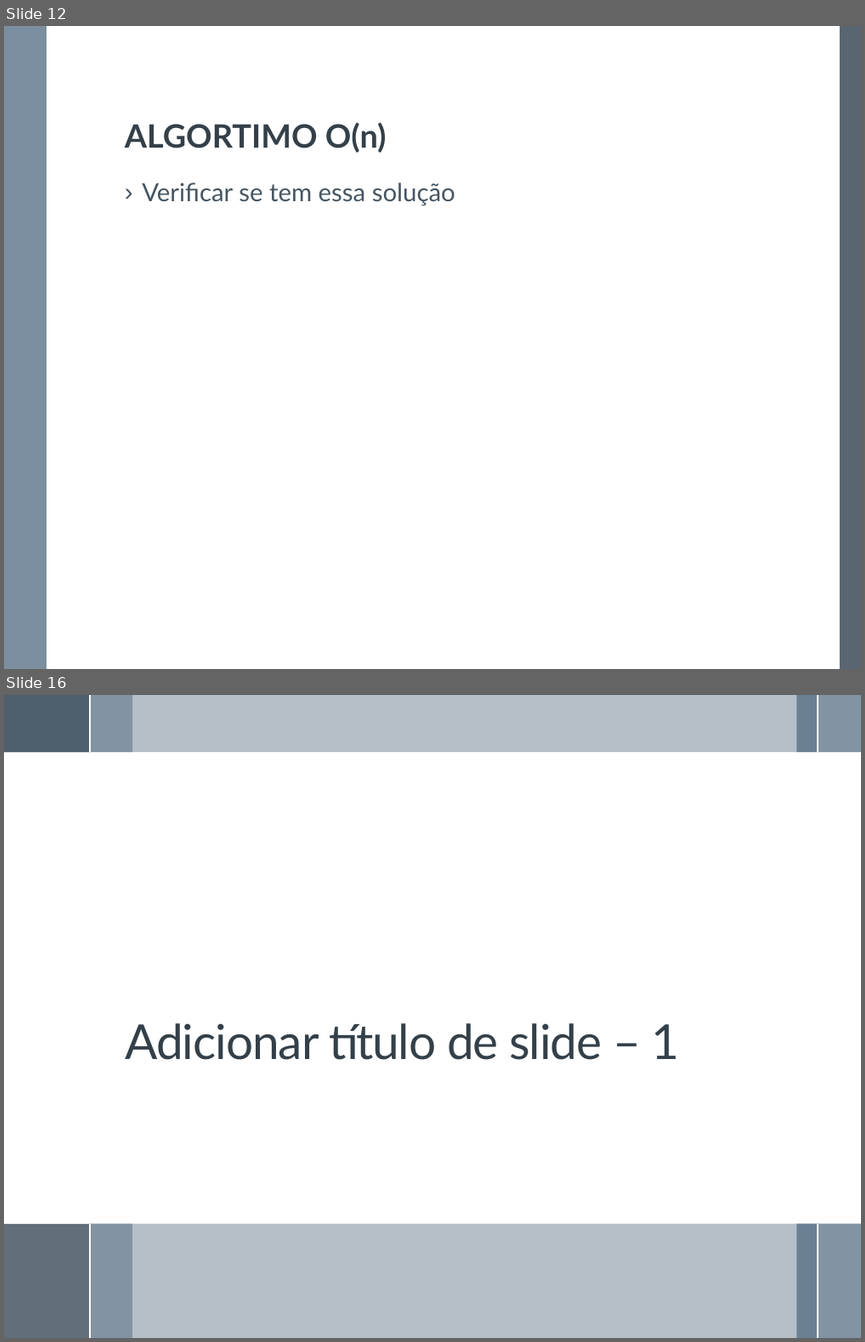
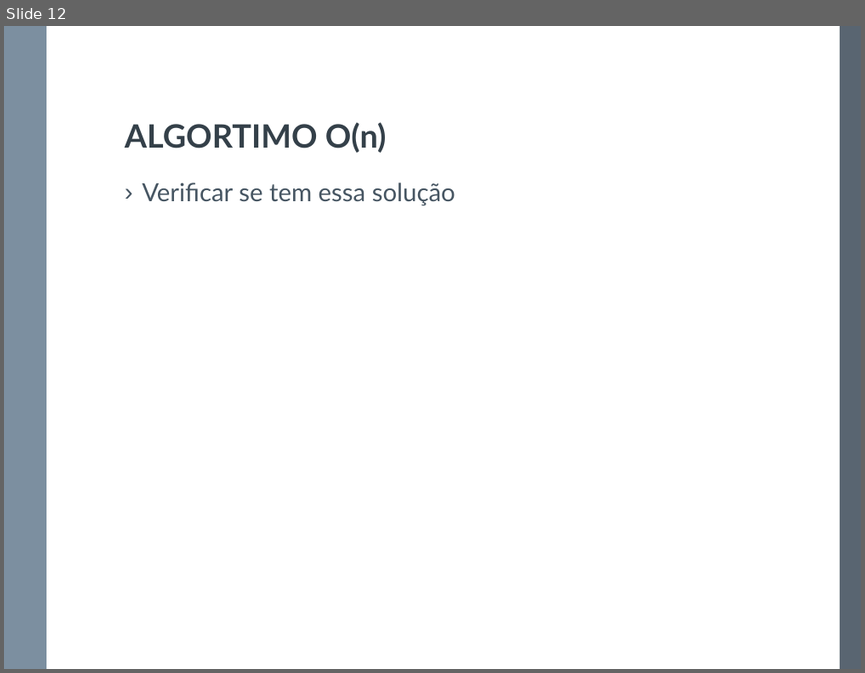
Before and after one commit to denisjose/divideandconquer, a slide deck: Apresentação.pptx. Shown one above the other, each under a label of ours: slides 12 and 16 before the commit, slide 12 after it; the slides between them are not shown. The pictures are 865x1342 and 865x673 pixels, drawn with LibreOffice and Linux fonts; fonts in the diff are those of the drawing. Boxes give left, top, right and bottom in pixels: in the first picture for what was removed or moved away, otherwise in the second. Text is boxed around its words. In the diff, an @@ line names an element or a change of style, - is before the commit and + after.

```diff
--- a/Apresentação.pptx
+++ b/Apresentação.pptx
@@ slide 16 removed at <box>4,695,861,1338</box>, background #FFFFFF @@
@@ rectangle removed at <box>4,695,90,753</box> @@
@@ rectangle removed at <box>4,695,861,753</box> @@
@@ rectangle removed at <box>4,695,90,753</box> @@
@@ rectangle removed at <box>90,695,132,753</box> @@
@@ line removed from (90, 695) to (90, 753) @@
@@ rectangle removed at <box>796,695,818,753</box> @@
@@ rectangle removed at <box>818,695,861,753</box> @@
@@ line removed from (818, 695) to (818, 753) @@
@@ title removed at <box>125,1023,679,1060</box> @@
-Adicionar título de slide – 1
@@ rectangle removed at <box>4,1224,861,1338</box> @@
@@ rectangle removed at <box>4,1224,90,1338</box> @@
@@ rectangle removed at <box>90,1224,132,1338</box> @@
@@ line removed from (90, 1224) to (90, 1338) @@
@@ rectangle removed at <box>796,1224,818,1338</box> @@
@@ rectangle removed at <box>818,1224,861,1338</box> @@
@@ line removed from (818, 1224) to (818, 1338) @@
```
Also in this commit, not shown: 5 slides changed, 8 other slides removed, 2 other files.
